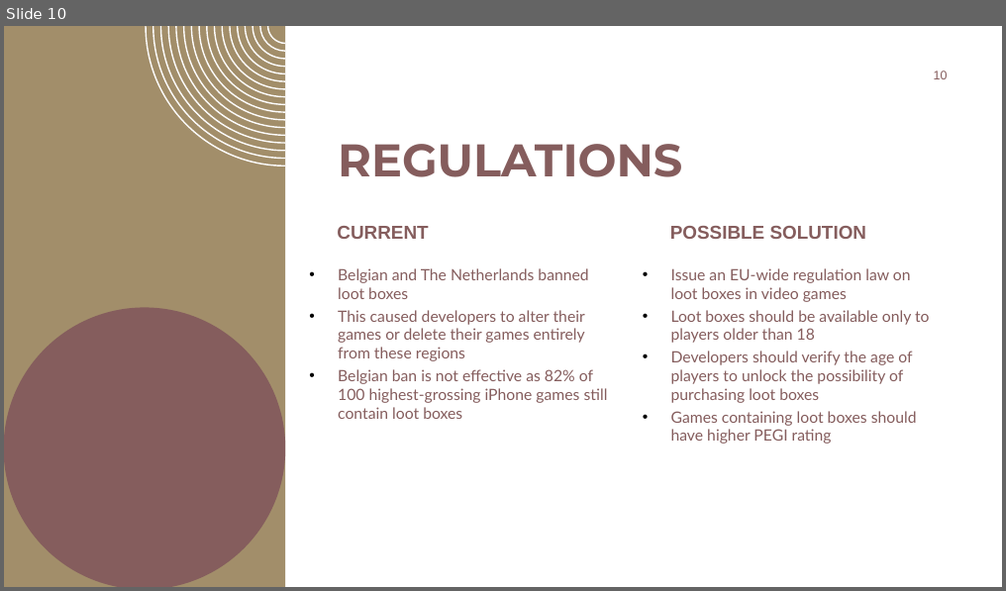
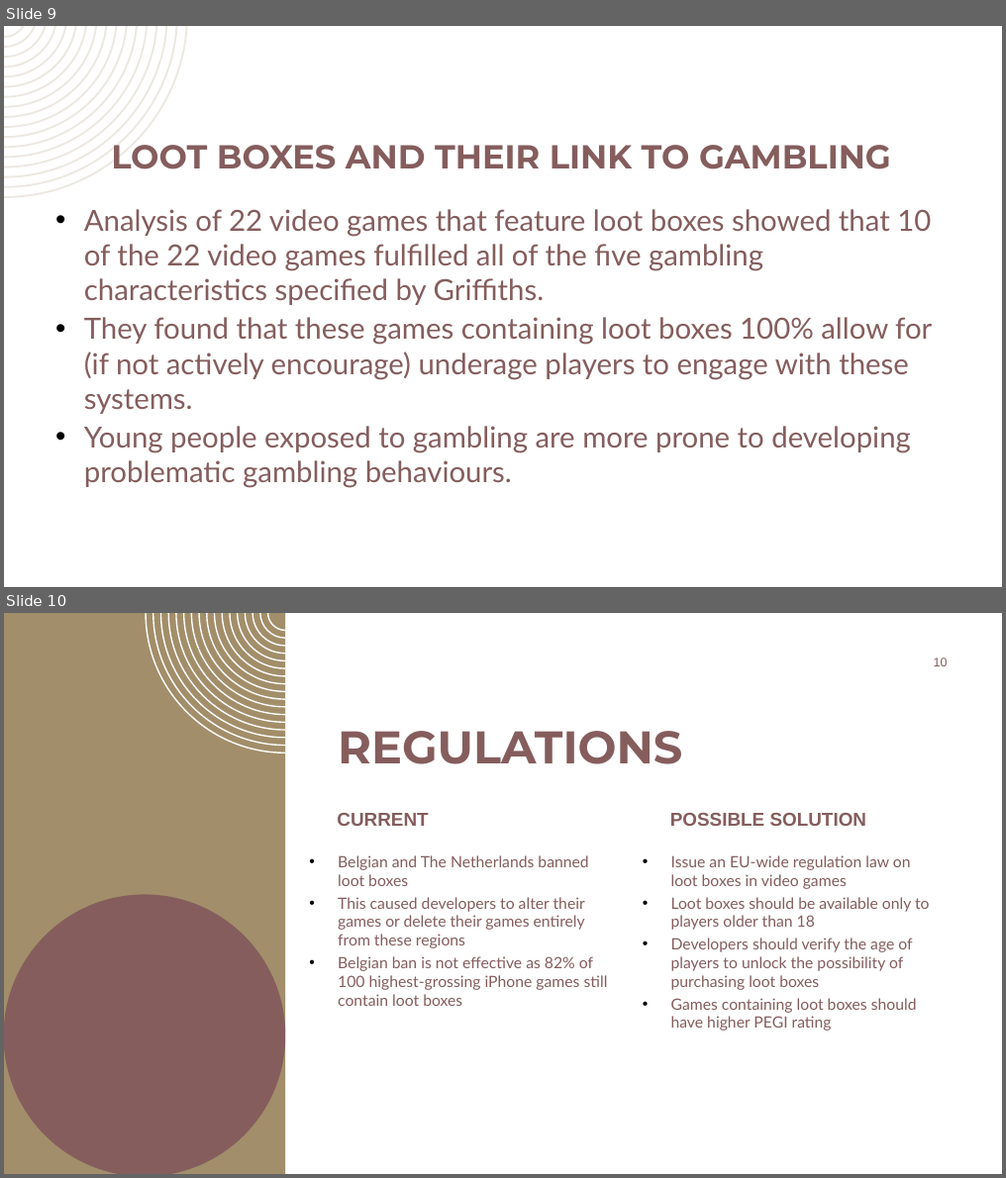
Before and after one commit to ignissak/mip2022, a slide deck: Bordas_MIP_Presentation.odp. Shown one above the other, each under a label of ours: slide 10 before the commit, slides 9 and 10 after it. The pictures are 1006x591 and 1006x1178 pixels, drawn with LibreOffice and Linux fonts; fonts in the diff are those of the drawing; background and template pictures are left out. Boxes give left, top, right and bottom in pixels: in the first picture for what was removed or moved away, otherwise in the second. Text is boxed around its words. In the diff, an @@ line names an element or a change of style, - is before the commit and + after.

```diff
--- a/Bordas_MIP_Presentation.odp
+++ b/Bordas_MIP_Presentation.odp
@@ slide 9 added at [4,26,1002,587], background #FFFFFF @@
@@ freeform shape added at [4,26,187,198], fill #ECE8E1 @@
@@ title added at [111,145,891,170], 32 pt, text #855D5D, bold @@
+LOOT BOXES AND THEIR LINK TO GAMBLING
@@ text added at [84,209,932,488], 28 pt, text #855D5D @@
+• Analysis of 22 video games that feature loot boxes showed that 10 of the 22 video games fulfilled all of the five gambling characteristics specified by Griffiths.
+• They found that these games containing loot boxes 100% allow for (if not actively encourage) underage players to engage with these systems.
+• Young people exposed to gambling are more prone to developing problematic gambling behaviours.
```
Also in this commit, not shown: 1 slide changed, 1 other slide added, 2 slides removed, 2 other files.
